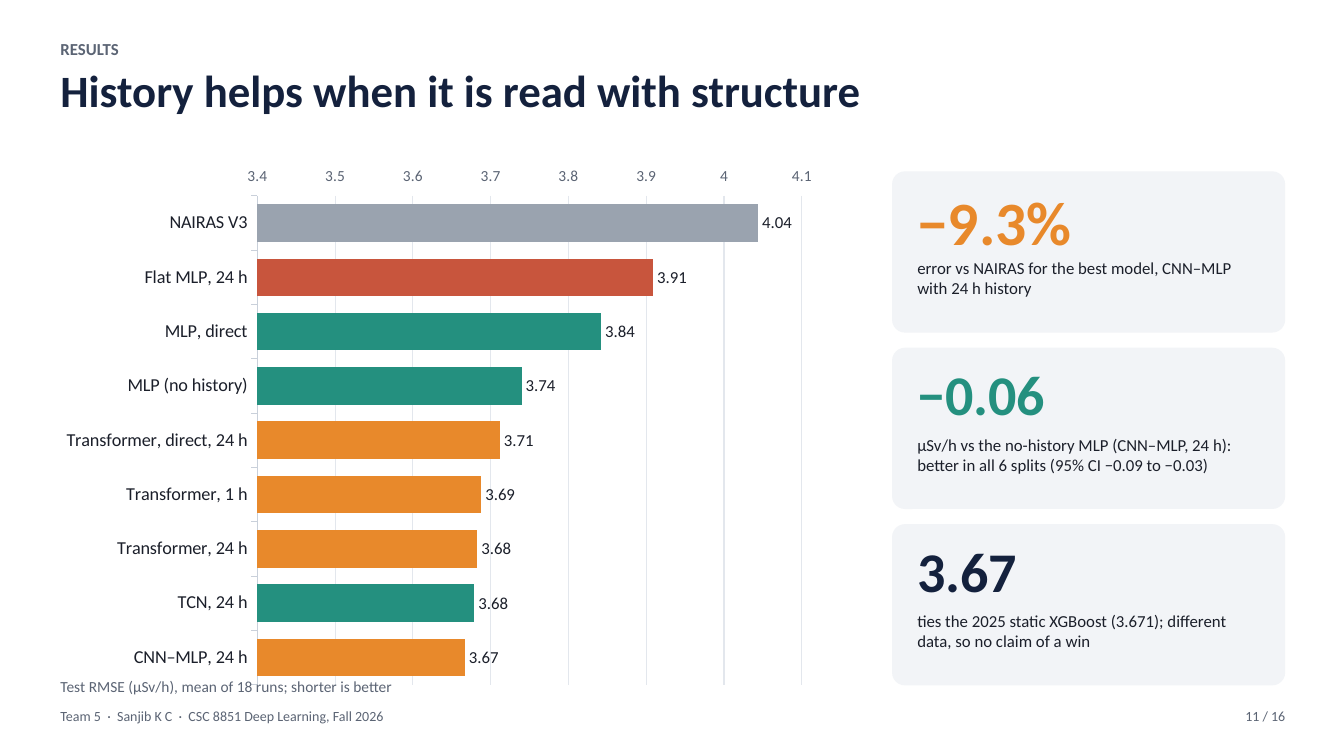
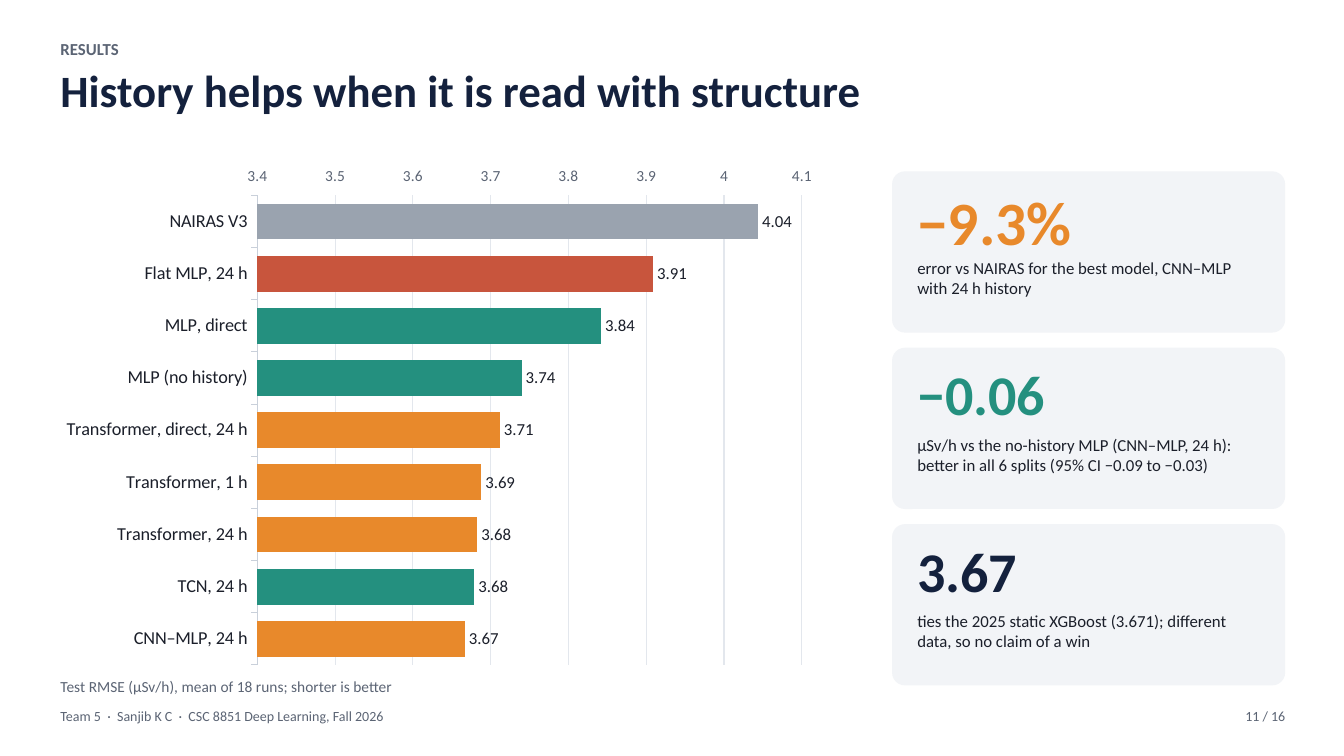
Before and after one commit to thesanjibkc/Deep_learning_project, a slide deck: slide 11 of poster/Team5_Sanjib_KC_slides.pptx. Drawn at 1344x756 pixels with LibreOffice and Linux fonts; fonts in the diff are those of the drawing. Boxes give left, top, right and bottom in pixels: in the first picture for what was removed or moved away, otherwise in the second. Text is boxed around its words. In the diff, an @@ line names an element or a change of style, - is before the commit and + after.

```diff
--- a/poster/Team5_Sanjib_KC_slides.pptx
+++ b/poster/Team5_Sanjib_KC_slides.pptx
@@ bar chart resized from (x1=50, y1=156, x2=857, y2=696) to (x1=50, y1=156, x2=857, y2=676) @@
```
Also in this commit, not shown: 4 other slides changed, 1 other file.
